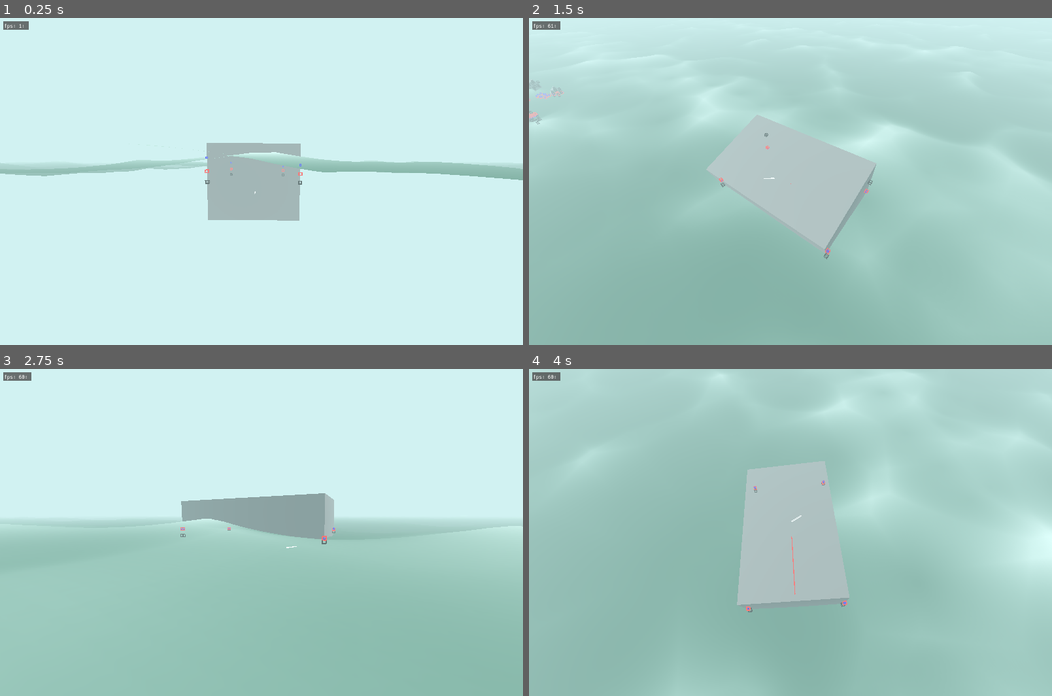
Above: before the commit, frames 1-4 (two rows, left to right).
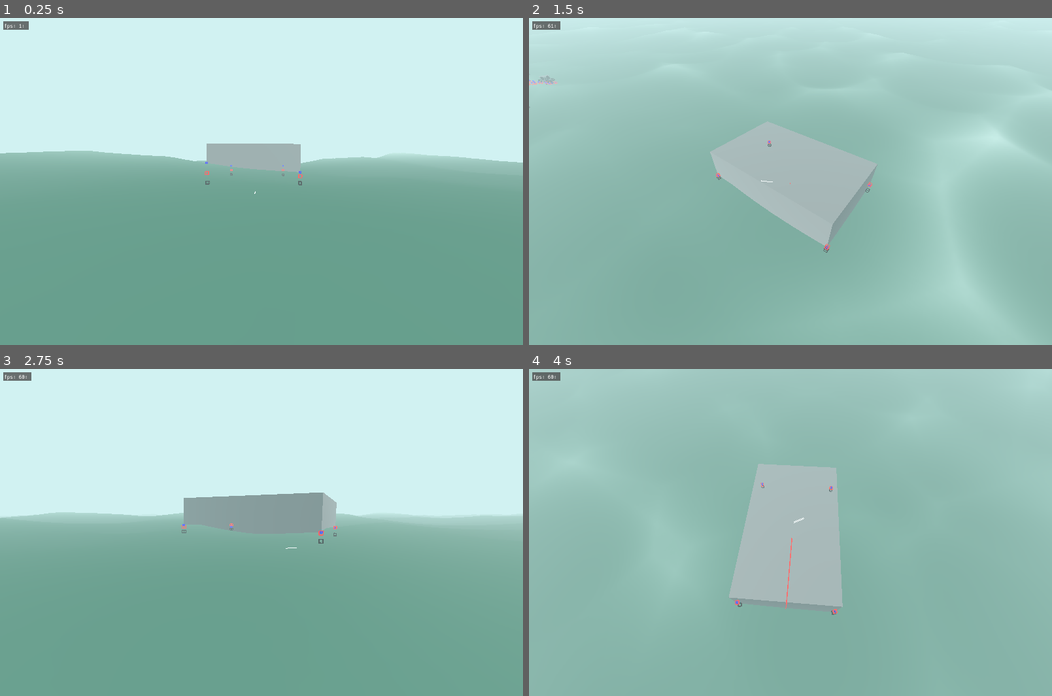
Above: after the commit, the same moments.

Repository: anthonyec/230904_godot_boat_game
Game: Godot game, scene res://main.tscn
Two runs of this game, one before a commit and one after it. Both use one fixed random seed, a clock stepped at 60 frames per second and the inputs below.
Inputs (mouse positions are in pixels of both pictures, inside the frame that each line leads up to):
- Up to frame 1 (0.25 s): no input
- Up to frame 2 (1.5 s): move the mouse to (905, 165) at 0.52 s; hold Right (ui_right) 0.53-1.28 s; move the mouse to (685, 197) at 1.27 s; hold Left (ui_left) from 1.28 s (still down)
- Up to frame 3 (2.75 s): move the mouse to (313, 460) at 2.02 s; release Left (ui_left) at 2.03 s; hold Right (ui_right) from 2.03 s (still down)
- Up to frame 4 (4 s): move the mouse to (764, 597) at 2.77 s; release Right (ui_right) at 2.78 s; hold Up (ui_up) 2.78-3.53 s; move the mouse to (947, 581) at 3.52 s; hold Left (ui_left) from 3.53 s (still down)

The runs differ from the first frame. In frame 1, 56% of the frame differs, in the area x 0-100%, y 38-100%; in frame 2, 13%; in frame 3, 53%; in frame 4, 19%.

Commit message:
Make water bigger

Diff:
--- a/entities/ocean/noise_1.tres
+++ b/entities/ocean/noise_1.tres
@@ -2,6 +2,7 @@
 
 [sub_resource type="FastNoiseLite" id="FastNoiseLite_kbspt"]
 noise_type = 2
+frequency = 0.015
 fractal_type = 0
 cellular_jitter = 1.0
 
--- a/entities/ocean/noise_2.tres
+++ b/entities/ocean/noise_2.tres
@@ -3,6 +3,7 @@
 [sub_resource type="FastNoiseLite" id="FastNoiseLite_kbspt"]
 noise_type = 2
 seed = 5
+frequency = 0.015
 fractal_type = 0
 cellular_jitter = 1.0
 
--- a/entities/ocean/ocean.gd
+++ b/entities/ocean/ocean.gd
@@ -9,9 +9,9 @@
 @onready var simulation_texture: ColorRect = $Simulation/Texture
 @onready var plane: MeshInstance3D = $Plane
 
-var plane_width: float = 50
-var plane_height: float = 50
-var max_planes: int = 10 # Even numbers work best for even spread around camera.
+var plane_width: float = 100
+var plane_height: float = 100
+var max_planes: int = 6 # Even numbers work best for even spread around camera.
 
 var time: float = 0
 var last_call_time: int = 0
--- a/entities/ocean/ocean.tscn
+++ b/entities/ocean/ocean.tscn
@@ -22,16 +22,16 @@
 resource_local_to_scene = true
 render_priority = 0
 shader = ExtResource("3_bivtf")
-shader_parameter/MaxWaveHeight = 1.0
+shader_parameter/MaxWaveHeight = 2.0
 shader_parameter/ColorParameter = Color(0.323353, 0.490241, 0.427527, 1)
 shader_parameter/Simulation = SubResource("ViewportTexture_3vjlp")
 
 [sub_resource type="PlaneMesh" id="PlaneMesh_wgfkp"]
 resource_local_to_scene = true
 material = SubResource("ShaderMaterial_0anan")
-size = Vector2(50, 50)
-subdivide_width = 128
-subdivide_depth = 128
+size = Vector2(100, 100)
+subdivide_width = 256
+subdivide_depth = 256
 
 [node name="Ocean" type="Node3D"]
 script = ExtResource("1_73v6r")
--- a/entities/ocean/plane.tres
+++ b/entities/ocean/plane.tres
@@ -1,4 +1,7 @@
-[gd_resource type="VisualShader" load_steps=15 format=3 uid="uid://3k5tqhuvd85x"]
+[gd_resource type="VisualShader" load_steps=17 format=3 uid="uid://3k5tqhuvd85x"]
+
+[sub_resource type="VisualShaderNodeInput" id="VisualShaderNodeInput_0hpwg"]
+input_name = "uv"
 
 [sub_resource type="VisualShaderNodeColorParameter" id="VisualShaderNodeColorParameter_n6vhh"]
 parameter_name = "ColorParameter"
@@ -17,6 +20,10 @@
 
 [sub_resource type="VisualShaderNodeTexture" id="VisualShaderNodeTexture_ibe7a"]
 source = 5
+
+[sub_resource type="VisualShaderNodeTextureParameterTriplanar" id="VisualShaderNodeTextureParameterTriplanar_gr0jl"]
+parameter_name = "SimulationTriplanar"
+texture_repeat = 1
 
 [sub_resource type="VisualShaderNodeInput" id="VisualShaderNodeInput_p14w5"]
 input_name = "vertex"
@@ -128,6 +135,7 @@
 
 }
 "
+graph_offset = Vector2(-786.775, -307.463)
 varyings/simulation = "0,4"
 nodes/vertex/0/position = Vector2(760, -40)
 nodes/vertex/2/node = SubResource("VisualShaderNodeTexture2DParameter_ex0bm")
@@ -156,7 +164,11 @@
 nodes/fragment/6/node = SubResource("VisualShaderNodeVectorOp_vm6nx")
 nodes/fragment/6/position = Vector2(-660, 80)
 nodes/fragment/7/node = SubResource("VisualShaderNodeParameterRef_fd8gq")
-nodes/fragment/7/position = Vector2(-1700, -40)
+nodes/fragment/7/position = Vector2(-2020, -40)
 nodes/fragment/8/node = SubResource("VisualShaderNodeTexture_ibe7a")
-nodes/fragment/8/position = Vector2(-1220, -180)
-nodes/fragment/connections = PackedInt32Array(3, 0, 5, 1, 5, 0, 0, 0, 6, 0, 5, 0, 7, 0, 8, 2, 8, 0, 6, 0)
+nodes/fragment/8/position = Vector2(-1500, -180)
+nodes/fragment/9/node = SubResource("VisualShaderNodeTextureParameterTriplanar_gr0jl")
+nodes/fragment/9/position = Vector2(-1980, -1180)
+nodes/fragment/10/node = SubResource("VisualShaderNodeInput_0hpwg")
+nodes/fragment/10/position = Vector2(-2620, -680)
+nodes/fragment/connections = PackedInt32Array(3, 0, 5, 1, 6, 0, 5, 0, 5, 0, 0, 0, 7, 0, 8, 2, 8, 0, 6, 0)
--- a/entities/ocean/simulation.tres
+++ b/entities/ocean/simulation.tres
@@ -215,7 +215,6 @@
 
 }
 "
-graph_offset = Vector2(-793.65, -6.40693)
 mode = 1
 flags/light_only = false
 nodes/fragment/0/position = Vector2(-900, 160)
--- a/entities/ocean/wave_1.tres
+++ b/entities/ocean/wave_1.tres
@@ -1,8 +1,8 @@
 [gd_resource type="GradientTexture2D" load_steps=2 format=3 uid="uid://toocs14n1xmp"]
 
 [sub_resource type="Gradient" id="Gradient_36gwg"]
-offsets = PackedFloat32Array(0.0191972, 0.272436, 0.660256)
-colors = PackedColorArray(0, 0, 0, 1, 0.466181, 0.466181, 0.466181, 1, 0, 0, 0, 1)
+offsets = PackedFloat32Array(0.0191972, 0.0990291, 1)
+colors = PackedColorArray(0, 0, 0, 1, 0.099986, 0.099986, 0.099986, 1, 0, 0, 0, 1)
 
 [resource]
 gradient = SubResource("Gradient_36gwg")
--- a/main.tscn
+++ b/main.tscn
@@ -50,7 +50,7 @@
 background_color = Color(0.819608, 0.94902, 0.94902, 1)
 fog_enabled = true
 fog_light_color = Color(0.819608, 0.94902, 0.94902, 1)
-fog_density = 0.02
+fog_density = 0.015
 fog_height = 2.13163e-14
 
 [sub_resource type="SphereMesh" id="SphereMesh_hylnw"]
@@ -84,7 +84,8 @@
 environment = SubResource("Environment_h648m")
 
 [node name="Ocean" parent="." instance=ExtResource("1_hxmui")]
-wave_direction_2 = Vector2(0.05, 0.07)
+max_wave_height = 3.0
+wave_direction_2 = Vector2(-0.015, -0.015)
 
 [node name="GameplayCamera" parent="." node_paths=PackedStringArray("target") instance=ExtResource("3_hxa1h")]
 target = NodePath("../Player")
